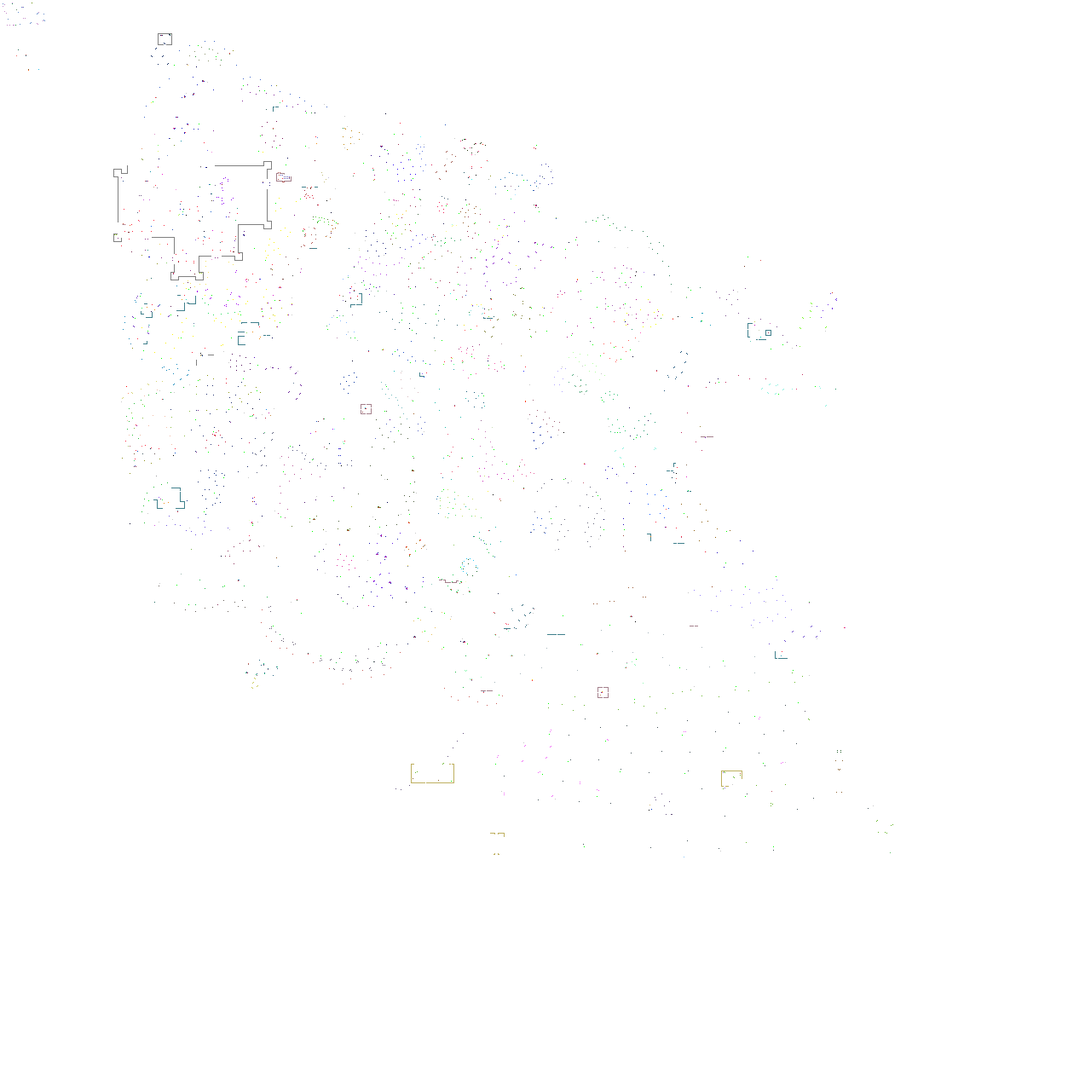
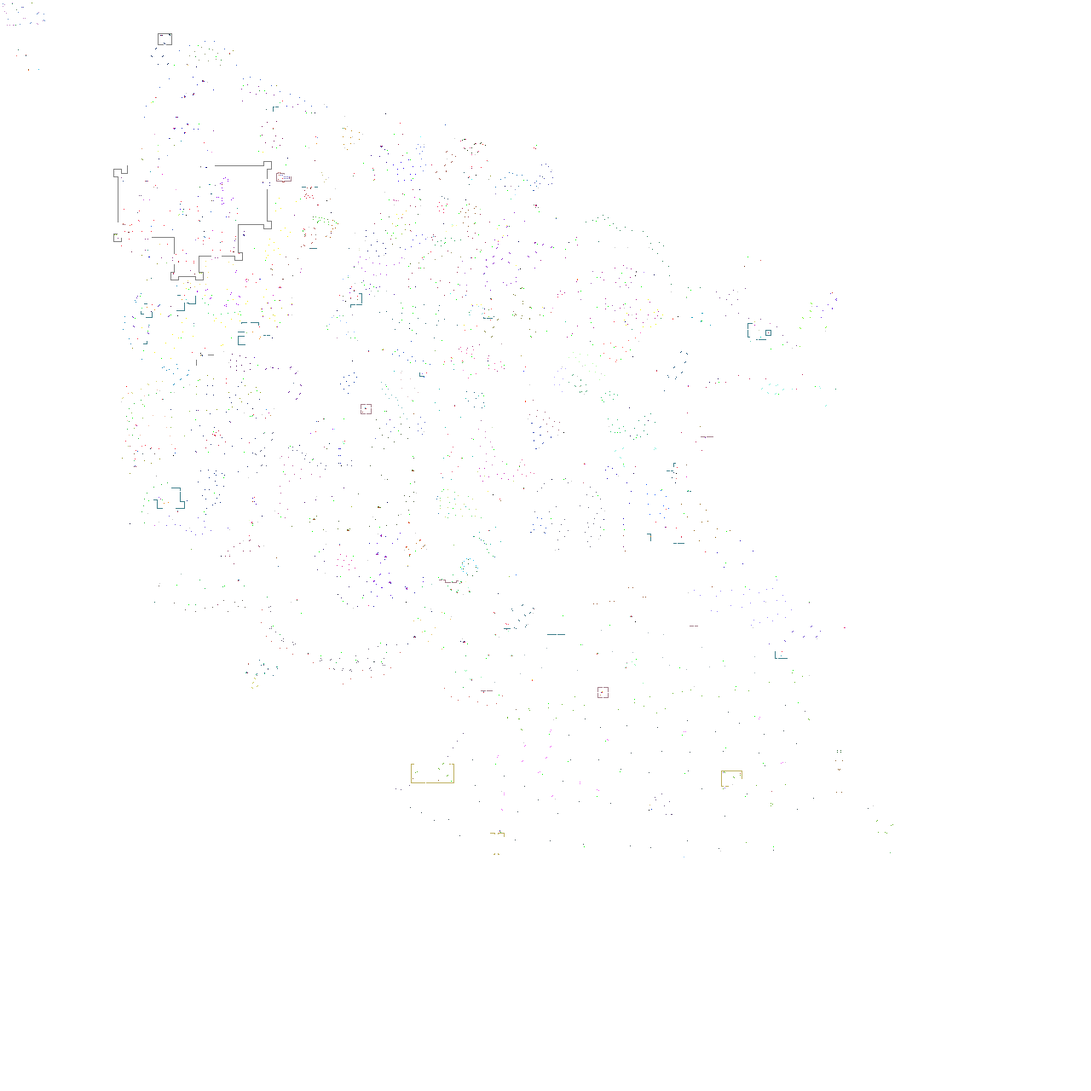
Revision of a layered 1091 x 1091 image; what changed, layer by layer:
painted on "stuff" over [410,708,632,847]
